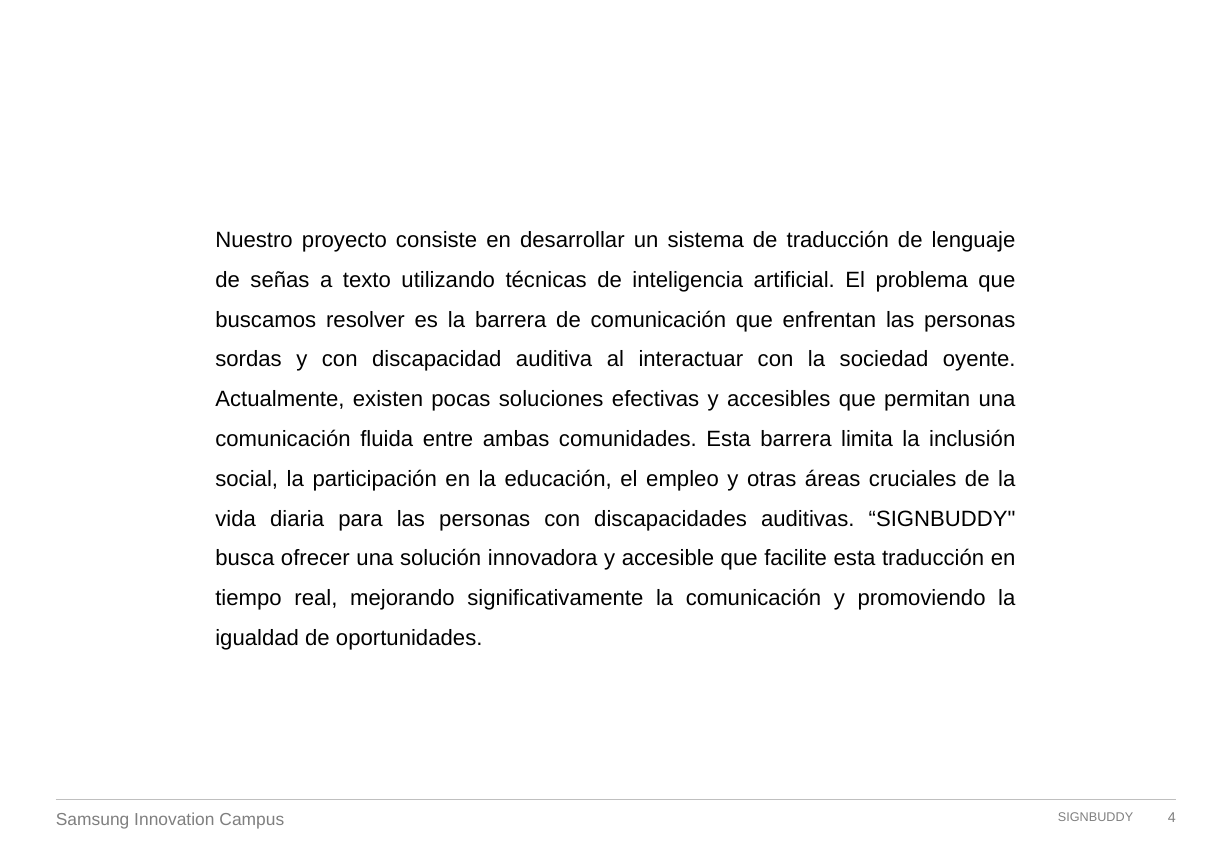
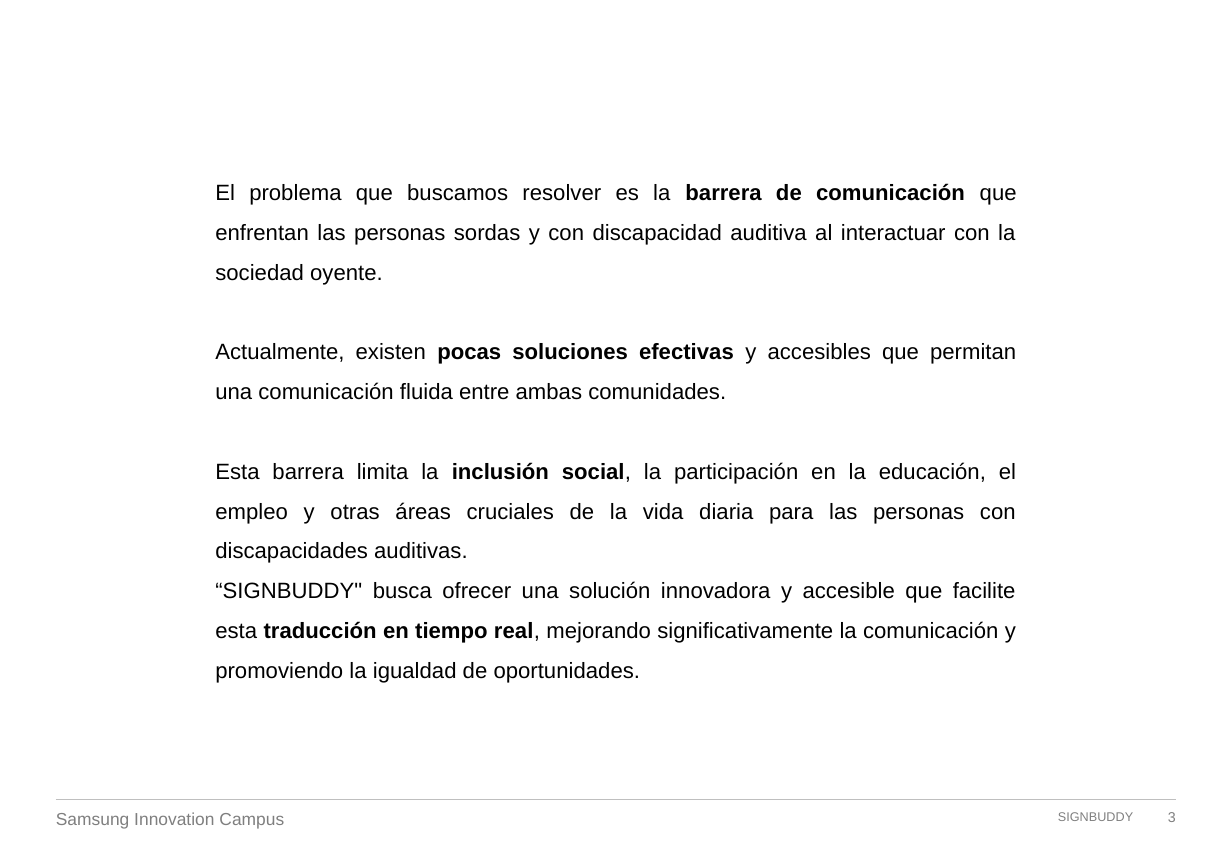
Before and after one commit to repositoriosHackaton/MUTEvolution, a slide deck: slide 3 of version actualizada(para presentacion)/SIGNBUDDY/SIGNBUDDY/SIGNBUDDY PITCH DE VENTA.pptx (slide 4 before the commit). Drawn at 1232x853 pixels with LibreOffice and Linux fonts; fonts in the diff are those of the drawing; background and template pictures are left out. Boxes give left, top, right and bottom in pixels: in the first picture for what was removed or moved away, otherwise in the second. Text is boxed around its words. In the diff, an @@ line names an element or a change of style, - is before the commit and + after.

```diff
--- a/version actualizada(para presentacion)/SIGNBUDDY/SIGNBUDDY/SIGNBUDDY PITCH DE VENTA.pptx
+++ b/version actualizada(para presentacion)/SIGNBUDDY/SIGNBUDDY/SIGNBUDDY PITCH DE VENTA.pptx
@@ text at [215,183,1017,683]: text changed @@
-Nuestro proyecto consiste en desarrollar un sistema de traducción de lenguaje de señas a texto utilizando técnicas de inteligencia artificial. El problema que buscamos resolver es la barrera de comunicación que enfrentan las personas sordas y con discapacidad auditiva al interactuar con la sociedad oyente. Actualmente, existen pocas soluciones efectivas y accesibles que permitan una comunicación fluida entre ambas comunidades. Esta barrera limita la inclusión social, la participación en la educación, el empleo y otras áreas cruciales de la vida diaria para las personas con discapacidades auditivas. “SIGNBUDDY" busca ofrecer una solución innovadora y accesible que facilite esta traducción en tiempo real, mejorando significativamente la comunicación y promoviendo la igualdad de oportunidades.
+El problema que buscamos resolver es la barrera de comunicación que enfrentan las personas sordas y con discapacidad auditiva al interactuar con la sociedad oyente.
+Actualmente, existen pocas soluciones efectivas y accesibles que permitan una comunicación fluida entre ambas comunidades.
+Esta barrera limita la inclusión social, la participación en la educación, el empleo y otras áreas cruciales de la vida diaria para las personas con discapacidades auditivas.
+“SIGNBUDDY" busca ofrecer una solución innovadora y accesible que facilite esta traducción en tiempo real, mejorando significativamente la comunicación y promoviendo la igualdad de oportunidades.
@@ page number at [1168,812,1176,822]: text changed @@
-4
+3
```
Also in this commit, not shown: 1 slide added, 2 slides removed, 8 other files.
